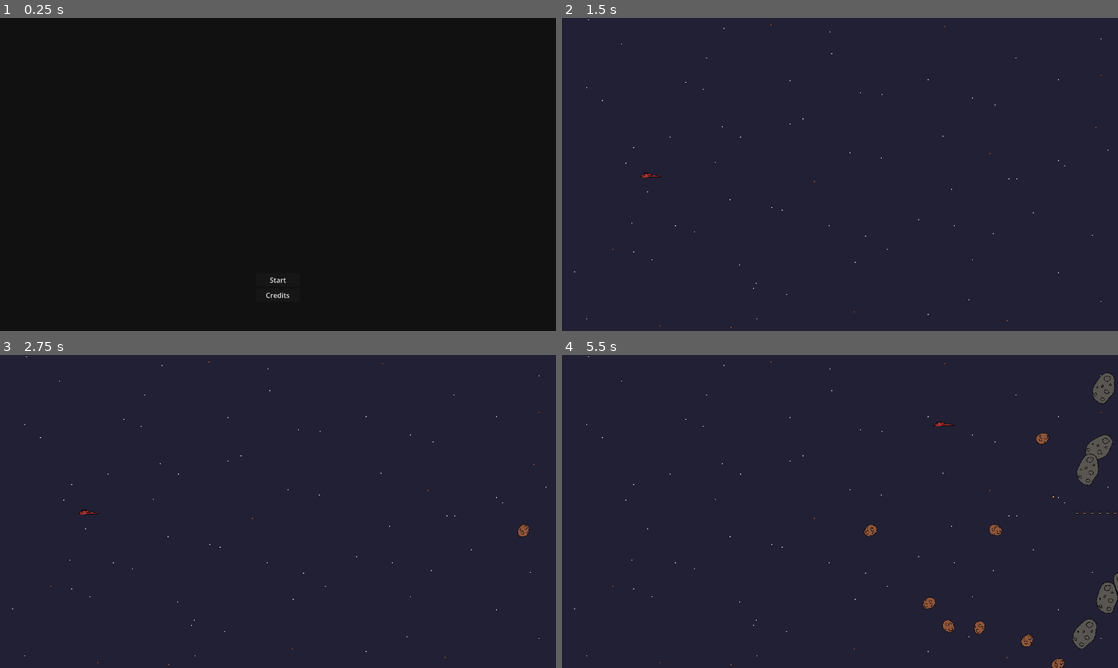
Above: before the commit, frames 1-4 (two rows, left to right).
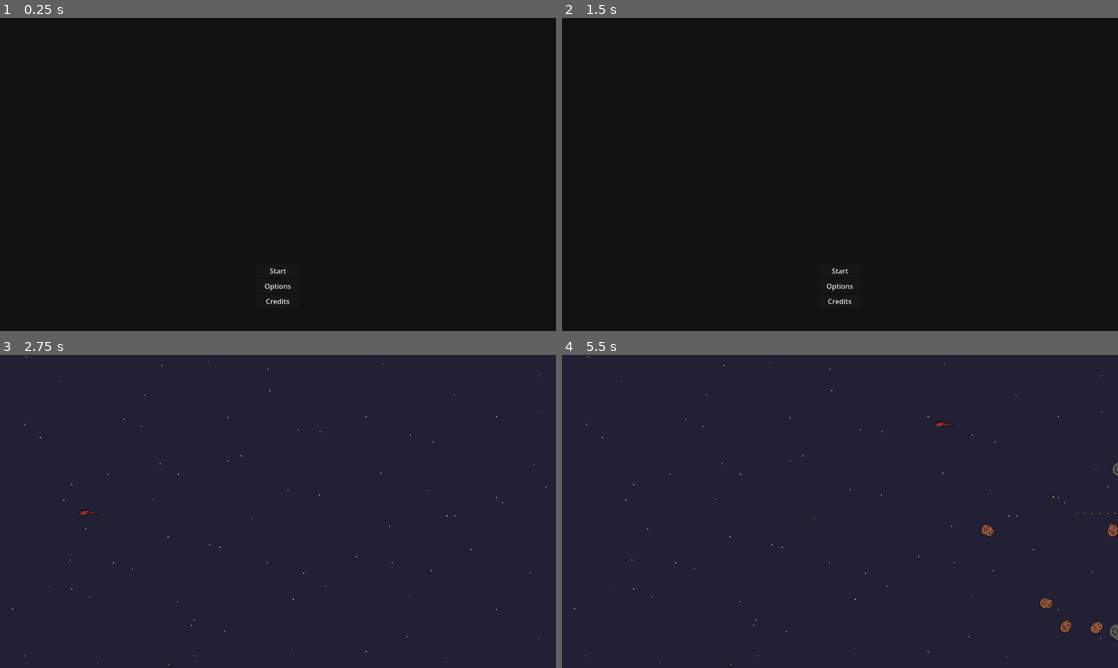
Above: after the commit, the same moments.

Repository: Chovz/mini-jam-203-flow
Game: Godot game, scene res://Scenes/Logic/game_manager.tscn
The game is run twice, just before and just after one commit, with the same random seed, the same clock (stepped at 60 frames per second) and the same inputs. Sound files missing from this copy of the repository are replaced by a short silence.
Inputs (mouse positions are in pixels of both pictures, inside the frame that each line leads up to):
- Up to frame 1 (0.25 s): no input
- Up to frame 2 (1.5 s): click (840, 287) at 0.5 s, where only the run after the commit has a clickable "Options"; click (578, 24) at 1.25 s, where only the run after the commit has a clickable "< Back"
- Up to frame 3 (2.75 s): click (278, 608) at 2 s, where only the run after the commit has a clickable "Start"
- Up to frame 4 (5.5 s): hold D (Move_Right) 2.78-3.53 s; hold J (Attack) 2.78-3.53 s; hold Escape (Back, bound only after the commit) 3.53-4.28 s; tap J (Attack) at 3.6, 5.1 s; hold D (Move_Right) 4.28-5.03 s; hold J (Attack) 4.28-5.03 s; hold W (Move_Up) from 5.03 s (still down)

The runs differ from the first frame. In frame 1, 0.2% of the frame differs, in the area x 47-53%, y 80-92%; in frame 2, 100%, in the area x 0-100%, y 0-100%; in frame 3, less than 0.1%; in frame 4, 2.3%.

Commit message:
Options menu with audio sliders

Diff:
--- a/Scenes/Bosses/PirateShip/cannon.tscn
+++ b/Scenes/Bosses/PirateShip/cannon.tscn
@@ -146,6 +146,7 @@
 [node name="AudioStreamPlayer2D" type="AudioStreamPlayer2D" parent="." unique_id=1200750571]
 stream = ExtResource("3_exgl1")
 volume_db = -0.535
+bus = &"Sfxs"
 
 [connection signal="animation_finished" from="AnimatedSprite2D" to="." method="_on_animated_sprite_2d_animation_finished"]
 [connection signal="timeout" from="ShootTimer" to="." method="_on_shoot_timer_timeout"]
--- a/Scenes/Bosses/PirateShip/laser.tscn
+++ b/Scenes/Bosses/PirateShip/laser.tscn
@@ -25,8 +25,9 @@
 
 [node name="AudioStreamPlayer2D" type="AudioStreamPlayer2D" parent="." unique_id=2101750956]
 stream = ExtResource("2_gmmgo")
-volume_db = -10.0
+volume_db = -12.0
 pitch_scale = 0.5
 autoplay = true
+bus = &"Sfxs"
 
 [connection signal="body_entered" from="." to="." method="_on_body_entered"]
--- a/Scenes/Bosses/PirateShip/laser_pointer.tscn
+++ b/Scenes/Bosses/PirateShip/laser_pointer.tscn
@@ -13,5 +13,6 @@
 
 [node name="AudioStreamPlayer2D" type="AudioStreamPlayer2D" parent="." unique_id=1331847663]
 stream = ExtResource("2_atkgj")
-volume_db = -1.0
+volume_db = -3.0
 autoplay = true
+bus = &"Sfxs"
--- a/Scenes/Game/Levels/boss.tscn
+++ b/Scenes/Game/Levels/boss.tscn
@@ -44,3 +44,4 @@
 [node name="AudioStreamPlayer2D" type="AudioStreamPlayer2D" parent="." unique_id=1806864185]
 stream = ExtResource("5_g0dql")
 autoplay = true
+bus = &"Music"
--- a/Scenes/Game/Levels/level_1.tscn
+++ b/Scenes/Game/Levels/level_1.tscn
@@ -33,3 +33,4 @@
 [node name="AudioStreamPlayer2D" type="AudioStreamPlayer2D" parent="." unique_id=1904892804]
 stream = ExtResource("4_lnbw1")
 autoplay = true
+bus = &"Music"
--- a/Scenes/Game/Obstacles/extra_large_meteor.tscn
+++ b/Scenes/Game/Obstacles/extra_large_meteor.tscn
@@ -52,7 +52,7 @@
 
 [node name="AudioStreamPlayer2D" type="AudioStreamPlayer2D" parent="." unique_id=1711735172]
 stream = ExtResource("3_oc5wl")
-volume_db = -12.0
+volume_db = -18.0
 pitch_scale = 0.7
 
 [connection signal="area_entered" from="." to="." method="_on_meteor_damage_area_entered"]
--- a/Scenes/Game/Obstacles/small_meteor.tscn
+++ b/Scenes/Game/Obstacles/small_meteor.tscn
@@ -46,7 +46,8 @@
 
 [node name="AudioStreamPlayer2D" type="AudioStreamPlayer2D" parent="." unique_id=1032489900]
 stream = ExtResource("3_lgj8q")
-volume_db = -15.0
+volume_db = -20.0
+bus = &"Sfxs"
 
 [connection signal="area_entered" from="." to="." method="_on_meteor_damage_area_entered"]
 [connection signal="body_entered" from="." to="." method="_on_body_entered"]
--- a/Scenes/Game/Player/space_ship.tscn
+++ b/Scenes/Game/Player/space_ship.tscn
@@ -40,5 +40,6 @@
 [node name="AudioStreamPlayer2D" type="AudioStreamPlayer2D" parent="." unique_id=1084174103]
 stream = ExtResource("3_1srbm")
 pitch_scale = 0.4
+bus = &"Sfxs"
 
 [connection signal="timeout" from="Timers/ShootingCooldown" to="." method="_on_shooting_cooldown_timeout"]
--- a/Scenes/UI/options.tscn
+++ b/Scenes/UI/options.tscn
@@ -2,8 +2,9 @@
 
 [ext_resource type="PackedScene" uid="uid://b6cxywfl0scjo" path="res://Scenes/UI/volume_slider.tscn" id="1_4mv6r"]
 [ext_resource type="Script" uid="uid://bo0xpro5vtjbq" path="res://Scripts/UI/options.gd" id="1_y1x6x"]
-[ext_resource type="Theme" path="res://Assets/Themes/title_screen_buttons.tres" id="2_pen6c"]
-[ext_resource type="FontFile" path="res://Assets/Other/Fonts/PixelOperator8.ttf" id="3_jycwg"]
+[ext_resource type="Texture2D" uid="uid://b7a1dfpkutrdp" path="res://Assets/Sprites/UI/Circle1.png" id="3_0s3wi"]
+[ext_resource type="Texture2D" uid="uid://bod6bbj6qgkwt" path="res://Assets/Sprites/UI/Circle2.png" id="4_jme0m"]
+[ext_resource type="Texture2D" uid="uid://ig3eoebaqm6s" path="res://Assets/Sprites/UI/Bar.png" id="5_qamcq"]
 
 [sub_resource type="StyleBoxFlat" id="StyleBoxFlat_4mv6r"]
 content_margin_left = 0.0
@@ -20,7 +21,7 @@
 [sub_resource type="Theme" id="Theme_y1x6x"]
 PanelContainer/styles/panel = SubResource("StyleBoxFlat_4mv6r")
 
-[node name="Options" type="Control"]
+[node name="Options" type="Control" unique_id=440175010]
 layout_mode = 3
 anchors_preset = 15
 anchor_right = 1.0
@@ -29,7 +30,7 @@
 grow_vertical = 2
 script = ExtResource("1_y1x6x")
 
-[node name="ColorRect" type="ColorRect" parent="."]
+[node name="ColorRect" type="ColorRect" parent="." unique_id=2099734752]
 layout_mode = 1
 anchors_preset = 15
 anchor_right = 1.0
@@ -38,15 +39,13 @@
 grow_vertical = 2
 color = Color(0.0666667, 0.0666667, 0.0666667, 1)
 
-[node name="Back" type="Button" parent="."]
+[node name="Back" type="Button" parent="." unique_id=1261626696]
 layout_mode = 0
 offset_right = 74.0
 offset_bottom = 24.0
-theme = ExtResource("2_pen6c")
-theme_override_fonts/font = ExtResource("3_jycwg")
 text = "< Back"
 
-[node name="PanelContainer" type="PanelContainer" parent="."]
+[node name="PanelContainer" type="PanelContainer" parent="." unique_id=1497616082]
 layout_mode = 0
 offset_left = 62.0
 offset_top = 99.0
@@ -54,36 +53,49 @@
 offset_bottom = 355.0
 theme = SubResource("Theme_y1x6x")
 
-[node name="VBoxContainer" type="VBoxContainer" parent="PanelContainer"]
+[node name="VBoxContainer" type="VBoxContainer" parent="PanelContainer" unique_id=586787831]
 layout_mode = 2
 
-[node name="MasterLabel" type="Label" parent="PanelContainer/VBoxContainer"]
+[node name="MasterLabel" type="Label" parent="PanelContainer/VBoxContainer" unique_id=725638438]
 layout_mode = 2
 theme_override_colors/font_color = Color(0.937255, 0.960784, 0.937255, 1)
 text = "Master:"
 
-[node name="Master" parent="PanelContainer/VBoxContainer" instance=ExtResource("1_4mv6r")]
+[node name="Master" parent="PanelContainer/VBoxContainer" unique_id=1906959199 instance=ExtResource("1_4mv6r")]
 layout_mode = 2
+theme_override_icons/grabber = ExtResource("3_0s3wi")
+theme_override_icons/grabber_highlight = ExtResource("4_jme0m")
+theme_override_icons/grabber_disabled = ExtResource("4_jme0m")
+theme_override_icons/tick = ExtResource("5_qamcq")
+value = 0.5
 busName = "Master"
 
-[node name="MusicLabel" type="Label" parent="PanelContainer/VBoxContainer"]
+[node name="MusicLabel" type="Label" parent="PanelContainer/VBoxContainer" unique_id=769918265]
 layout_mode = 2
 theme_override_colors/font_color = Color(0.937255, 0.960784, 0.937255, 1)
 text = "
 Music:"
 
-[node name="Music" parent="PanelContainer/VBoxContainer" instance=ExtResource("1_4mv6r")]
+[node name="Music" parent="PanelContainer/VBoxContainer" unique_id=770614376 instance=ExtResource("1_4mv6r")]
 layout_mode = 2
+theme_override_icons/grabber = ExtResource("3_0s3wi")
+theme_override_icons/grabber_highlight = ExtResource("4_jme0m")
+theme_override_icons/grabber_disabled = ExtResource("4_jme0m")
+theme_override_icons/tick = ExtResource("5_qamcq")
 busName = "Music"
 
-[node name="SfxLabel" type="Label" parent="PanelContainer/VBoxContainer"]
+[node name="SfxLabel" type="Label" parent="PanelContainer/VBoxContainer" unique_id=1521197829]
 layout_mode = 2
 theme_override_colors/font_color = Color(0.937255, 0.960784, 0.937255, 1)
 text = "
 Sound effects:"
 
-[node name="Sfxs" parent="PanelContainer/VBoxContainer" instance=ExtResource("1_4mv6r")]
+[node name="Sfxs" parent="PanelContainer/VBoxContainer" unique_id=177242477 instance=ExtResource("1_4mv6r")]
 layout_mode = 2
+theme_override_icons/grabber = ExtResource("3_0s3wi")
+theme_override_icons/grabber_highlight = ExtResource("4_jme0m")
+theme_override_icons/grabber_disabled = ExtResource("4_jme0m")
+theme_override_icons/tick = ExtResource("5_qamcq")
 busName = "Sfxs"
 
 [connection signal="pressed" from="Back" to="." method="_on_back_pressed"]
--- a/Scenes/UI/title_screen.tscn
+++ b/Scenes/UI/title_screen.tscn
@@ -40,7 +40,6 @@
 text = "Start"
 
 [node name="Options" type="Button" parent="VBoxContainer" unique_id=1944941511]
-visible = false
 layout_mode = 2
 text = "Options
 "
--- a/Scenes/UI/volume_slider.tscn
+++ b/Scenes/UI/volume_slider.tscn
@@ -1,11 +1,8 @@
 [gd_scene format=3 uid="uid://b6cxywfl0scjo"]
 
 [ext_resource type="Script" uid="uid://b4lpclcoufygs" path="res://Scripts/UI/volume_slider.gd" id="1_1ixus"]
-[ext_resource type="Texture2D" path="res://Assets/Other/Circle.png" id="1_28xn4"]
-[ext_resource type="Texture2D" path="res://Assets/Other/Circle2.png" id="2_o4gxf"]
-[ext_resource type="Texture2D" path="res://Assets/Other/Circle3.png" id="2_xqop2"]
 
-[sub_resource type="Image" id="Image_xqop2"]
+[sub_resource type="Image" id="Image_1bkbj"]
 data = {
 "data": PackedByteArray(255, 255, 255, 0, 255, 255, 255, 64, 255, 255, 255, 64, 255, 255, 255, 0, 255, 255, 255, 0, 255 …(1089 unchanged characters)…
 "format": "RGBA8",
@@ -56,36 +53,29 @@
 [sub_resource type="Theme" id="Theme_uvg8i"]
 HSlider/constants/center_grabber = 0
 HSlider/constants/grabber_offset = 0
-HSlider/icons/grabber = ExtResource("1_28xn4")
-HSlider/icons/grabber_disabled = ExtResource("2_xqop2")
-HSlider/icons/grabber_highlight = ExtResource("2_o4gxf")
+HSlider/icons/grabber = null
+HSlider/icons/grabber_disabled = null
+HSlider/icons/grabber_highlight = null
 HSlider/icons/tick = SubResource("ImageTexture_75x6n")
 HSlider/styles/grabber_area = SubResource("StyleBoxFlat_m2kjv")
 HSlider/styles/grabber_area_highlight = SubResource("StyleBoxFlat_107ki")
 HSlider/styles/slider = SubResource("StyleBoxFlat_183vx")
 
-[sub_resource type="StyleBoxLine" id="StyleBoxLine_xqop2"]
-color = Color(0.937255, 0.960784, 0.937255, 1)
-thickness = 6
+[sub_resource type="StyleBoxFlat" id="StyleBoxFlat_1bkbj"]
+bg_color = Color(0.6745098, 0.19607843, 0.19607843, 1)
+border_width_left = 5
+border_width_top = 5
+border_width_right = 5
+border_width_bottom = 5
+border_color = Color(0, 0, 0, 1)
+expand_margin_top = 1.0
+expand_margin_bottom = 1.0
 
-[sub_resource type="StyleBoxLine" id="StyleBoxLine_8guwl"]
-color = Color(0.0666667, 0.0666667, 0.0666667, 1)
-thickness = 6
-
-[sub_resource type="StyleBoxLine" id="StyleBoxLine_bdbrb"]
-color = Color(0.937255, 0.960784, 0.937255, 1)
-thickness = 4
-
-[node name="VolumeSlider" type="HSlider"]
+[node name="VolumeSlider" type="HSlider" unique_id=1996343968]
 offset_right = 230.0
 offset_bottom = 29.0
 theme = SubResource("Theme_uvg8i")
-theme_override_icons/grabber = ExtResource("1_28xn4")
-theme_override_icons/grabber_highlight = ExtResource("2_o4gxf")
-theme_override_icons/grabber_disabled = ExtResource("2_xqop2")
-theme_override_styles/slider = SubResource("StyleBoxLine_xqop2")
-theme_override_styles/grabber_area = SubResource("StyleBoxLine_8guwl")
-theme_override_styles/grabber_area_highlight = SubResource("StyleBoxLine_bdbrb")
+theme_override_styles/slider = SubResource("StyleBoxFlat_1bkbj")
 max_value = 1.0
 step = 0.001
 script = ExtResource("1_1ixus")
--- a/Scripts/UI/title_screen.gd
+++ b/Scripts/UI/title_screen.gd
@@ -8,5 +8,5 @@
 	Global.game_manager.change_gui_scene("credits")
 
 
-#func _on_options_pressed() -> void:
-	#Global.game_manager.change_gui_scene("options")
+func _on_options_pressed() -> void:
+	Global.game_manager.change_gui_scene("options")
--- /dev/null
+++ b/default_bus_layout.tres
@@ -0,0 +1,16 @@
+[gd_resource type="AudioBusLayout" format=3 uid="uid://c6qfvdp5022we"]
+
+[resource]
+bus/0/volume_db = -0.0016212463
+bus/1/name = &"Music"
+bus/1/solo = false
+bus/1/mute = false
+bus/1/bypass_fx = false
+bus/1/volume_db = -4.002995
+bus/1/send = &"Master"
+bus/2/name = &"Sfxs"
+bus/2/solo = false
+bus/2/mute = false
+bus/2/bypass_fx = false
+bus/2/volume_db = -4.247226
+bus/2/send = &"Master"
--- a/project.godot
+++ b/project.godot
@@ -14,6 +14,10 @@
 run/main_scene="uid://cfltu023ojow7"
 config/features=PackedStringArray("4.6", "Forward Plus")
 config/icon="res://icon.svg"
+
+[audio]
+
+buses/default_bus_layout="uid://c6qfvdp5022we"
 
 [autoload]
 
@@ -102,6 +106,11 @@
 , Object(InputEventKey,"resource_local_to_scene":false,"resource_name":"","device":-1,"window_id":0,"alt_pressed":false …(183 unchanged characters)…
 ]
 }
+Back={
+"deadzone": 0.2,
+"events": [Object(InputEventKey,"resource_local_to_scene":false,"resource_name":"","device":-1,"window_id":0,"alt_pressed":false,"shift_pressed":false,"ctrl_pressed":false,"meta_pressed":false,"pressed":false,"keycode":0,"physical_keycode":4194305,"key_label":0,"unicode":0,"location":0,"echo":false,"script":null)
+]
+}
 
 [physics]
 
Binary file added: Assets/Sprites/UI/Bar.png
Not shown, added: Assets/Sprites/UI/Bar.png.import
Binary file added: Assets/Sprites/UI/Circle1.png
Not shown, added: Assets/Sprites/UI/Circle1.png.import
Binary file added: Assets/Sprites/UI/Circle2.png
Not shown, added: Assets/Sprites/UI/Circle2.png.import
Not shown: 1 places in Scenes/UI/volume_slider.tscn that only renumber resources
